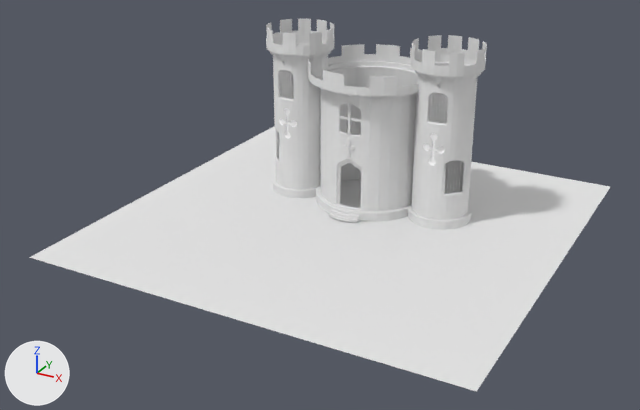
Before and after pictures for a commit that changed the Blender file test/Castle/castle.blend.
Both versions are drawn from a 50 mm lens placed at (21.2, -44.9, 21.1), pointed at (-0.6, -5.2, 1.3). Arrows for +X, +Y and +Z are at lower left; the lights stay in place.

Names of what the first picture shows: 'Center', 'Ground', 'Vertical'.
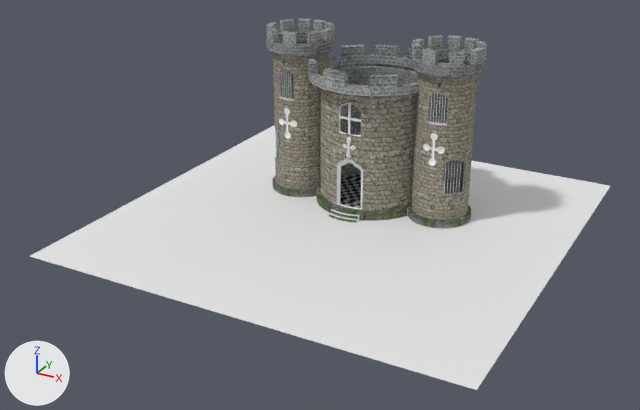
Diff of the bpy script that builds the scene:
```diff
--- a/test/Castle/castle.blend.py
+++ b/test/Castle/castle.blend.py
@@ mat_stonewall @@
 mat_stonewall = diffuse_material('StoneWall')
-mat_stonewall.base_color = (0.8, 0.8, 0.8)  # white #e7e7e7
+mat_stonewall.texture = img_brick_stone_wall_0099_01_preview_jpg
@@ mat_crown @@
 mat_crown = diffuse_material('Crown')
-mat_crown.base_color = (0.8, 0.8, 0.8)  # white #e7e7e7
+mat_crown.texture = img_green_marble_tiles_20131010_1826524330_jpg
@@ mat_windowspanes @@
+mat_windowspanes = bpy.data.materials.new('windowsPanes')
+mat_windowspanes.use_nodes = True; mat_windowspanes.node_tree.nodes.clear()
+_N = mat_windowspanes.node_tree.nodes; _L = mat_windowspanes.node_tree.links
+n0 = _N.new('ShaderNodeOutputMaterial'); n0.name = 'Material Output'
+n1 = _N.new('ShaderNodeBsdfDiffuse'); n1.name = 'Diffuse BSDF'
+n2 = _N.new('ShaderNodeTexNoise'); n2.name = 'Noise Texture'
+_L.new(n1.outputs[0], n0.inputs[0])  # 'BSDF' to 'Surface'
+_L.new(n2.outputs[1], n1.inputs[0])  # 'Color' to 'Color'
@@ mat_stoneandmoss @@
+mat_stoneandmoss = bpy.data.materials.new('StoneAndMoss')
+# uses the picture img_decalleakingmossy0025_1_s_png
+# uses the picture img_green_marble_tiles_20131010_1826524330_jpg
@@ me_circle @@
 # used by ob_vertical; location = (-0.04, -0.78, 8.42); scale = (1.0, 1.0, 1.28)
-me_circle.from_pydata(...)  # 1886 vertices, 1315 faces; spans x 2.62..6.62, y -1.38..2.62, z -6.8..1.16
+me_circle.from_pydata(...)  # 1946 vertices, 1371 faces; spans x 2.62..6.62, y -1.38..2.62, z -6.8..1.16
+# me_circle part 1
+# 13 faces are deleted
+# 32 vertices in x 2.82..6.42, y -1.18..2.43, z -6.78 move by (0.0, 0.0, 0.36)
+# 91 vertices move from x 2.64..6.6, y -1.36..2.61, z 0.19..1.16 to x 3.0..6.24, y -1.0..2.24, z 0.18..1.16
+# 12 new vertices lie (0.0, 0.0, 1.07) away from vertices in x 2.99..4.0, y -0.88..1.97, z -6.4
+# 12 new vertices lie (0.0, 0.0, 1.07) away from vertices in x 2.99..4.0, y -0.88..1.97, z -5.33
+# 12 new vertices lie (0.0, 0.0, 1.06) away from vertices in x 2.99..4.0, y -0.88..1.97, z -4.26
+# 12 new vertices lie (0.0, 0.0, 1.07) away from vertices in x 2.99..4.0, y -0.88..1.97, z -3.2
+# 12 new vertices lie (0.0, 0.0, -1.07) away from vertices in x 2.99..4.0, y -0.88..1.97, z 0.0
+# 68 new faces join them, mat_stonewall (picture img_brick_stone_wall_0099_01_preview_jpg)
+# 1 new face joins them, mat_crown (picture img_green_marble_tiles_20131010_1826524330_jpg)
+# me_circle part 2: 1259 kept faces spanning x 2.62..6.62, y -1.38..2.62, z -6.8..1.16 get new texture (UV) coordinates
+# me_circle part 3: 64 faces spanning x 2.79..6.45, y -1.21..2.45, z -6.8..-6.4 switch from mat_crown (white #e7e7e7) to mat_stoneandmoss
+# me_circle part 4: 45 faces spanning x 4.19..5.31, y -1.01..-0.78, z -2.02..-0.61 switch from mat_crown (white #e7e7e7) to mat_windowspanes
 me_circle.materials.append(mat_stonewall)
@@ me_circle_001 @@
 me_circle_001.from_pydata(...)  # 1706 vertices, 1362 faces; spans x -3.26..3.02, y -2.29..2.32, z -4.62..0.78
 # used by ob_center; location = (0.08, 0.12, 7.14); scale = (1.15, 1.63, 1.61)
+# me_circle_001 part 5: 115 of 1706 vertices moved; they spanned x -3.24..3.01, y -2.2..2.3, z -4.59..0.78 and now span x -2.96..2.72, y -1.91..1.99, z -4.29..0.78; mean shift (0.0, -0.01, 0.08); largest move (-2.73, 0.09, -4.29) -> (-2.69, -0.29, -4.29)
 me_circle_001.materials.append(mat_stonewall)
@@ ob_ground @@
 ob_ground = bpy.data.objects.new('Ground', me_plane)
-ob_ground.location = (-0.04, -3.14, -0.27)
+ob_ground.location = (-0.04, -3.14, -0.2)
 ob_ground.scale = (12.4, 12.4, 12.4)
```

Pixel boxes (x1, y1, x2, y2) of what changed, in the pictures (640 x 410 px; the box of a moved part takes in the faces that stretch with it):
'Ground', moved: before (29, 126, 610, 392); after (30, 125, 610, 390)
'Vertical', surface changed, reshaped: before (266, 19, 487, 230); after (266, 19, 487, 228)
'Center', surface changed, reshaped: before (308, 44, 420, 223); after (308, 44, 419, 223)
part 1 of me_circle, built on: (266, 19, 487, 217) in both
part 2 of me_circle, surface changed: (266, 28, 486, 220) in both
part 3 of me_circle, recoloured: (273, 175, 471, 228) in both
part 4 of me_circle, recoloured: (278, 70, 448, 125) in both
part 5 of me_circle_001, moved or reshaped: before (308, 44, 420, 208); after (308, 44, 418, 208)
